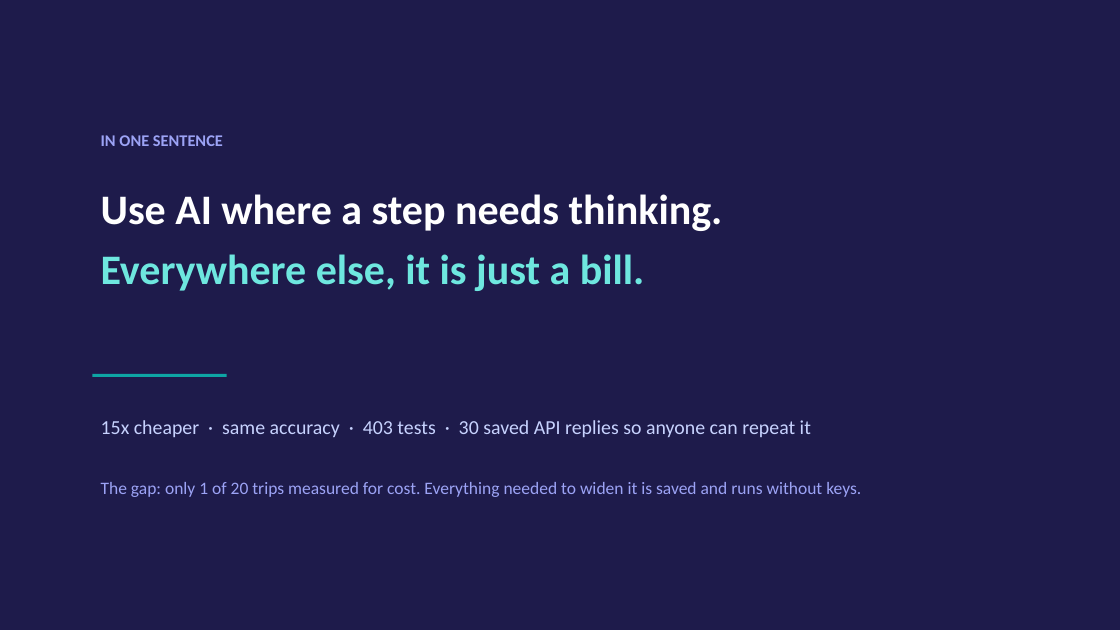
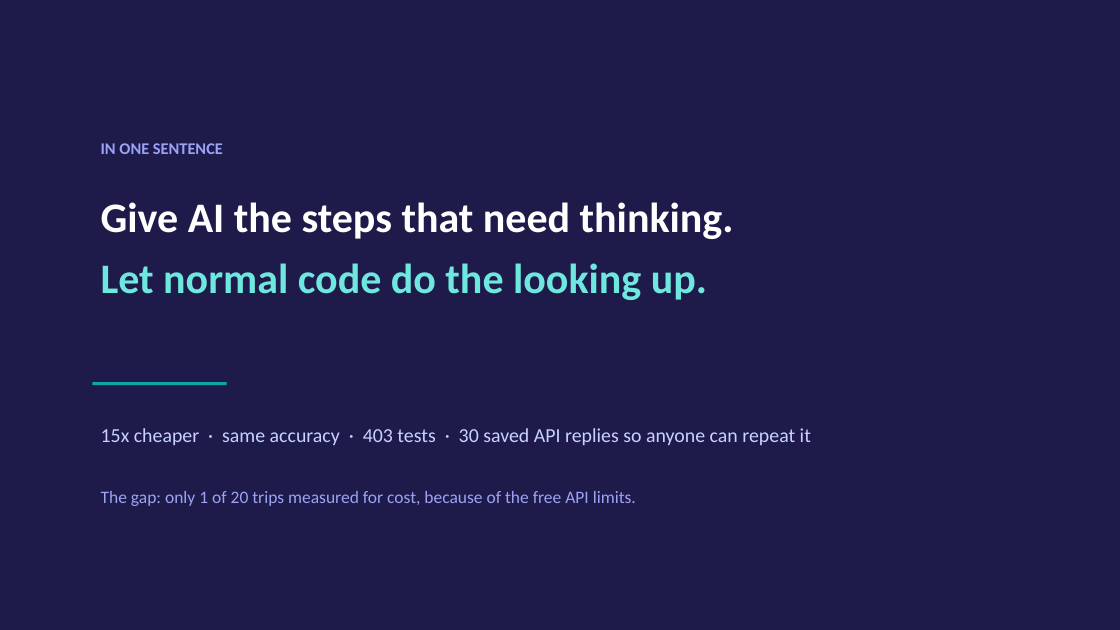
Before and after one commit to sherali143/Trip-Planner, a slide deck: slide 10 of submission/CMP7200_Viva_Presentation.pptx. Drawn at 1120x630 pixels with LibreOffice and Linux fonts; fonts in the diff are those of the drawing. Boxes give left, top, right and bottom in pixels: in the first picture for what was removed or moved away, otherwise in the second. Text is boxed around its words. In the diff, an @@ line names an element or a change of style, - is before the commit and + after.

```diff
--- a/submission/CMP7200_Viva_Presentation.pptx
+++ b/submission/CMP7200_Viva_Presentation.pptx
@@ text at box(101, 202, 734, 300): text changed @@
-Use AI where a step needs thinking.
-Everywhere else, it is just a bill.
+Give AI the steps that need thinking.
+Let normal code do the looking up.
@@ 2 texts, 1 rectangle: place and size @@
-2 texts, 1 rectangle at box(92, 135, 861, 497)
+2 texts, 1 rectangle at box(92, 143, 811, 506)
@@ text at box(101, 491, 636, 506): text changed @@
-The gap: only 1 of 20 trips measured for cost. Everything needed to widen it is saved and runs without keys.
+The gap: only 1 of 20 trips measured for cost, because of the free API limits.
```
Also in this commit, not shown: 6 other slides changed, 3 slides added, 3 slides removed, 3 other files.
